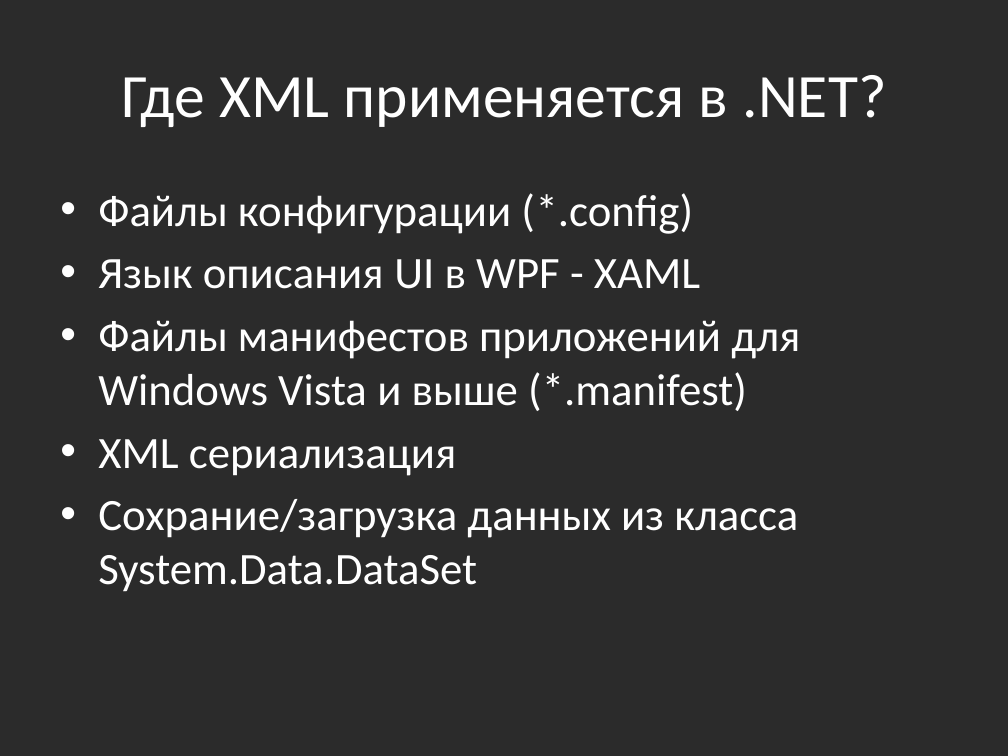
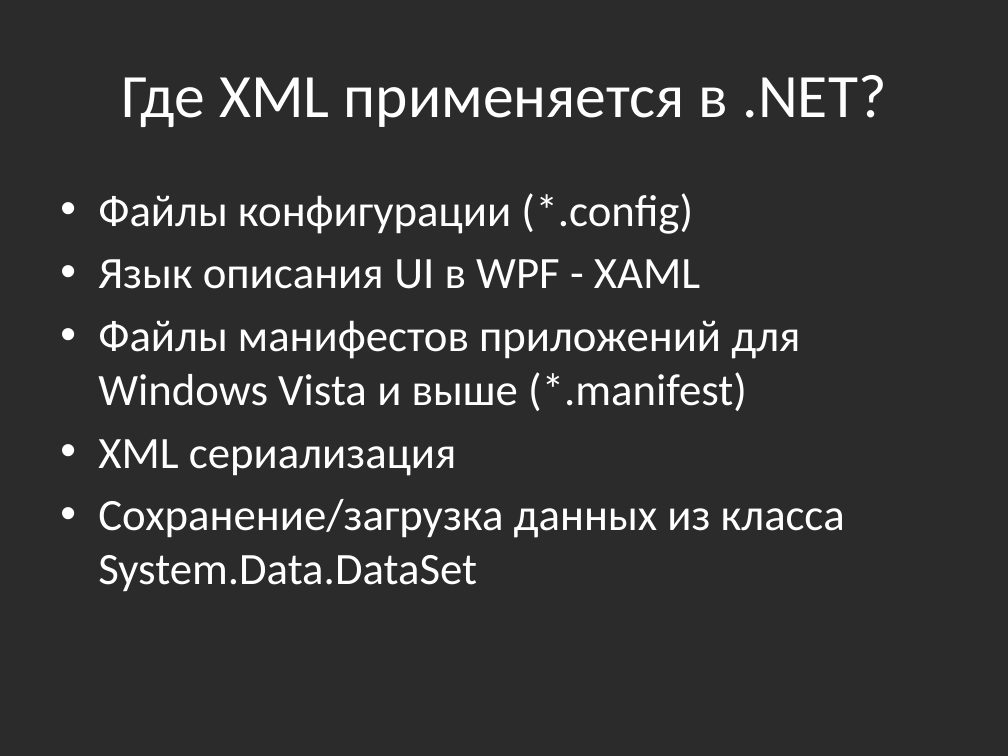
Before and after one commit to bazile/Training, a slide deck: slide 6 of Presentation/lesson-06-xml.pptx. Drawn at 1008x756 pixels with LibreOffice and Linux fonts; fonts in the diff are those of the drawing; background and template pictures are left out; a plain dark background stands for a picture behind light text. Boxes give left, top, right and bottom in pixels: in the first picture for what was removed or moved away, otherwise in the second. Text is boxed around its words. In the diff, an @@ line names an element or a change of style, - is before the commit and + after.

```diff
--- a/Presentation/lesson-06-xml.pptx
+++ b/Presentation/lesson-06-xml.pptx
@@ text at (98,499,845,592): text changed @@
-• Сохрание/загрузка данных из класса System.Data.DataSet
+• Сохранение/загрузка данных из класса System.Data.DataSet
```
Also in this commit, not shown: 1 other slide changed, 1 slide added.
